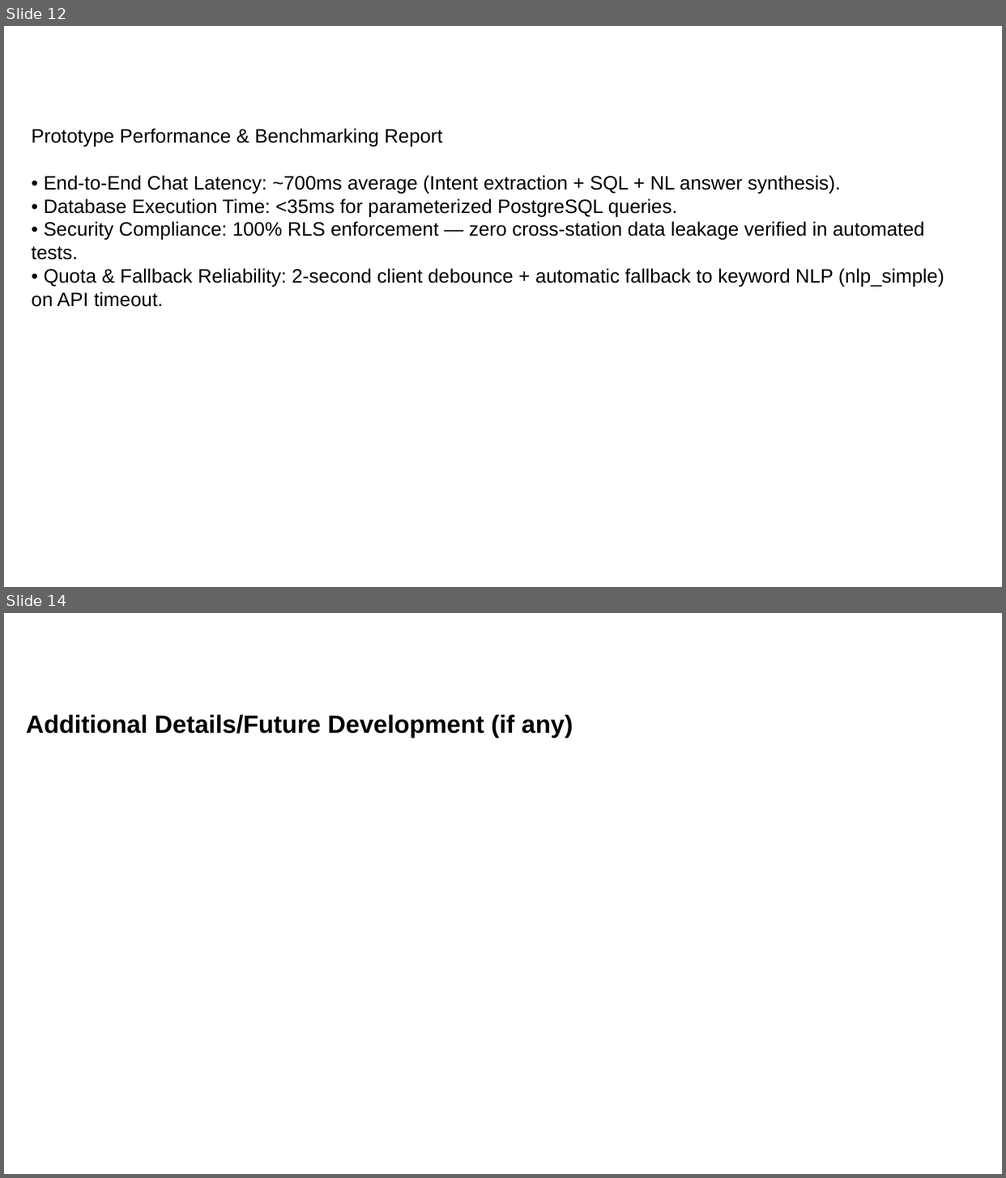
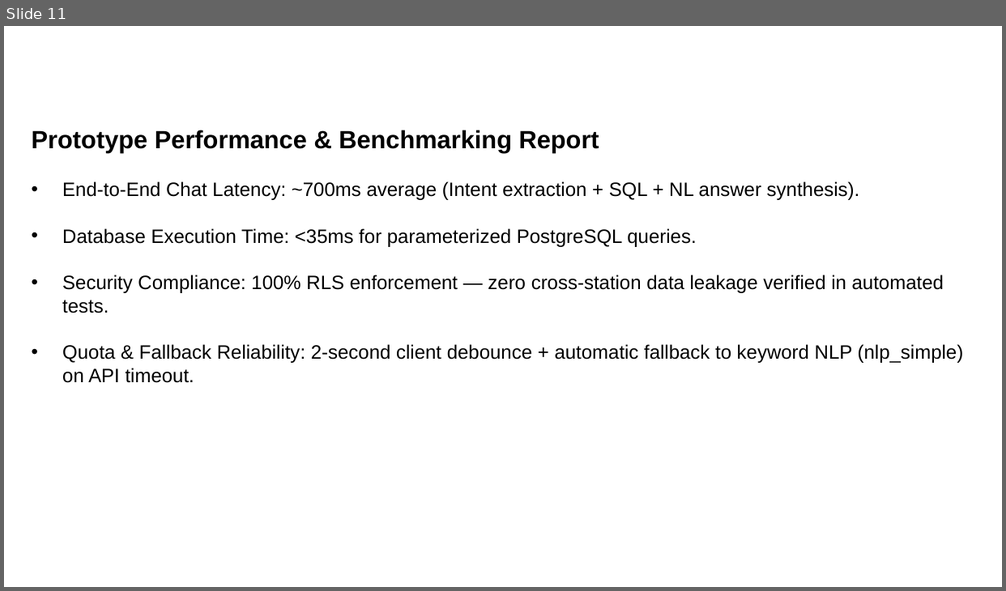
Before and after one commit to Bhakti-e/ibha-ksp, a slide deck: Ibha_KSP_Prototype_Submission.pptx. Shown one above the other, each under a label of ours: slides 12 and 14 before the commit, slide 11 after it; the slides between them are not shown. The pictures are 1006x1178 and 1006x591 pixels, drawn with LibreOffice and Linux fonts; fonts in the diff are those of the drawing; background and template pictures are left out. Boxes give left, top, right and bottom in pixels: in the first picture for what was removed or moved away, otherwise in the second. Text is boxed around its words. In the diff, an @@ line names an element or a change of style, - is before the commit and + after.

```diff
--- a/Ibha_KSP_Prototype_Submission.pptx
+++ b/Ibha_KSP_Prototype_Submission.pptx
@@ slide 14 removed at (x1=4, y1=613, x2=1002, y2=1174), background picture (left out) @@
@@ text removed at (x1=26, y1=714, x2=573, y2=738) @@
-Additional Details/Future Development (if any)
@@ what was slide 12 is now slide 11 @@
@@ slide 11 changed as well @@
@@ text at (x1=32, y1=130, x2=599, y2=153): size 14 to 18 pt, bold on in "Prototype Performance & Benchmarking Report" @@
@@ text at (x1=62, y1=182, x2=964, y2=383): text changed @@
-• End-to-End Chat Latency: ~700ms average (Intent extraction + SQL + NL answer synthesis).
-• Database Execution Time: <35ms for parameterized PostgreSQL queries.
-• Security Compliance: 100% RLS enforcement — zero cross-station data leakage verified in automated tests.
-• Quota & Fallback Reliability: 2-second client debounce + automatic fallback to keyword NLP (nlp_simple) on API timeout.
+• End-to-End Chat Latency: ~700ms average (Intent extraction + SQL + NL answer synthesis).
+• Database Execution Time: <35ms for parameterized PostgreSQL queries.
+• Security Compliance: 100% RLS enforcement — zero cross-station data leakage verified in automated tests.
+• Quota & Fallback Reliability: 2-second client debounce + automatic fallback to keyword NLP (nlp_simple) on API timeout.
```
Also in this commit, not shown: 10 other slides changed, 2 other slides removed, 5 other files.
